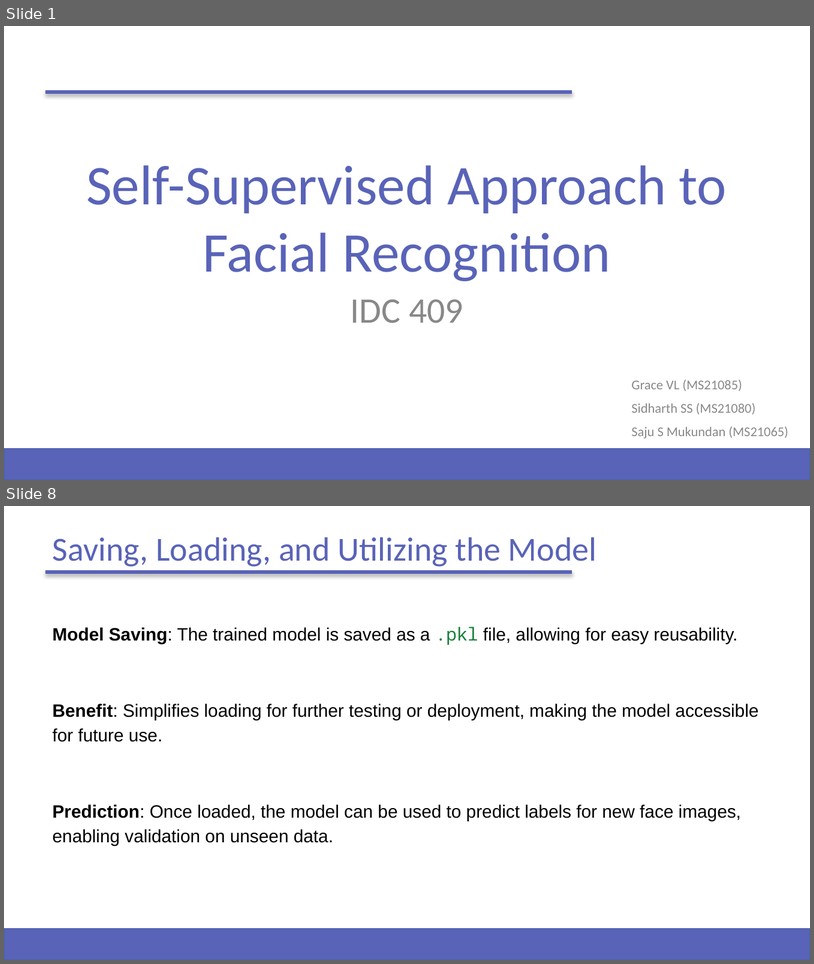
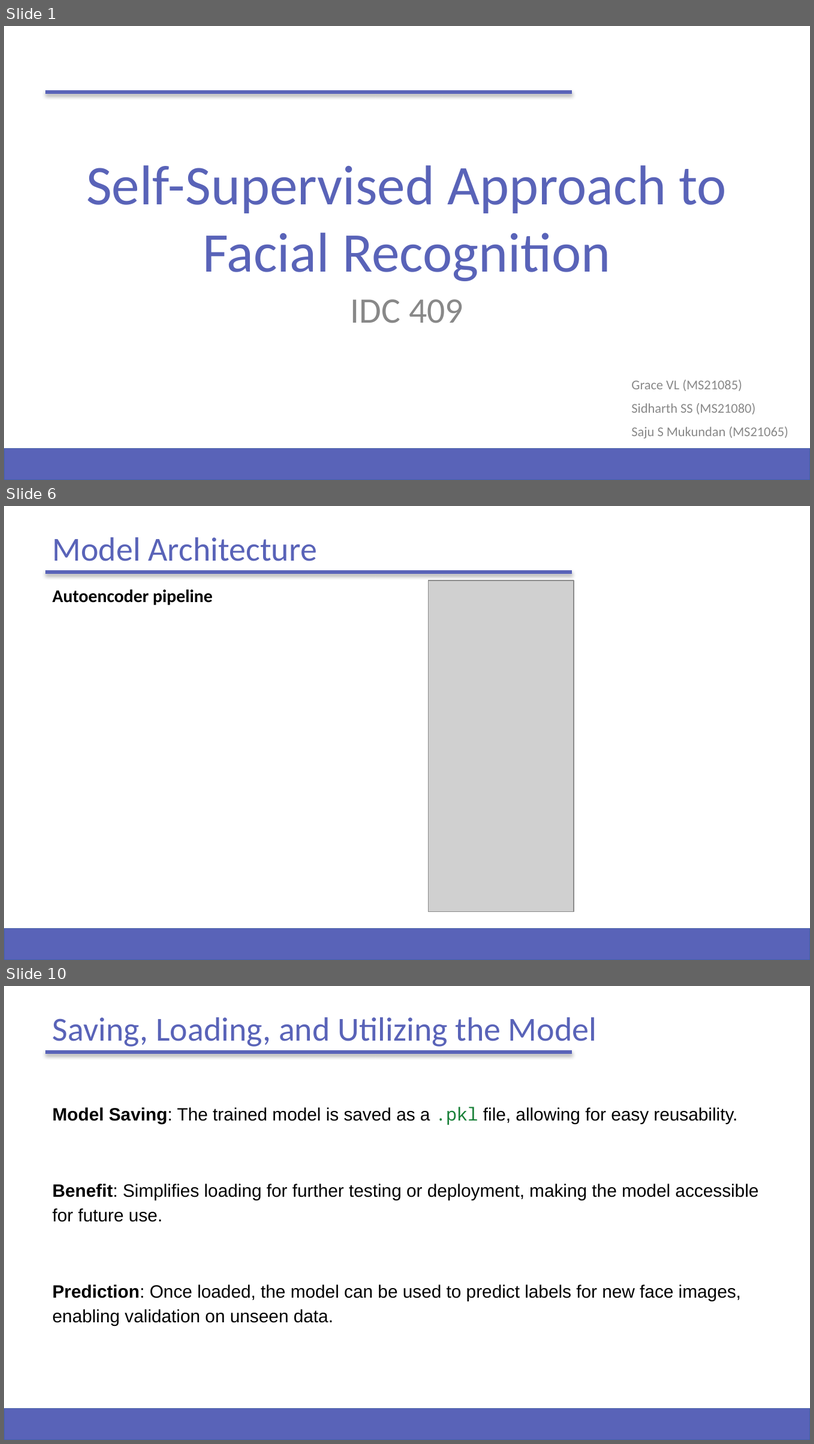
Before and after one commit to sidhu2690/IDC-409, a slide deck: Self-Supervised Approach to Facial Recognition.pptx. Shown one above the other, each under a label of ours: slides 1 and 8 before the commit, slides 1, 6 and 10 after it; the slides between them are not shown. The pictures are 814x964 and 814x1444 pixels, drawn with LibreOffice and Linux fonts; fonts in the diff are those of the drawing; grey boxes stand for pictures; background and template pictures are left out. Boxes give left, top, right and bottom in pixels: in the first picture for what was removed or moved away, otherwise in the second. Text is boxed around its words. In the diff, an @@ line names an element or a change of style, - is before the commit and + after.

```diff
--- a/Self-Supervised Approach to Facial Recognition.pptx
+++ b/Self-Supervised Approach to Facial Recognition.pptx
@@ slide 6 added at <box>4,506,810,960</box>, background #FFFFFF; not listed: 2 template elements that a slide beside it also shows @@
@@ title added at <box>53,537,317,561</box>, 30 pt, text #5963B8 @@
+Model Architecture
@@ text added at <box>53,589,213,605</box>, 16 pt, text #000000, bold @@
+Autoencoder pipeline
@@ picture added at <box>429,580,574,911</box> @@
@@ what was slide 8 is now slide 10 @@
```
Also in this commit, not shown: 9 slides changed, 1 other slide added.
